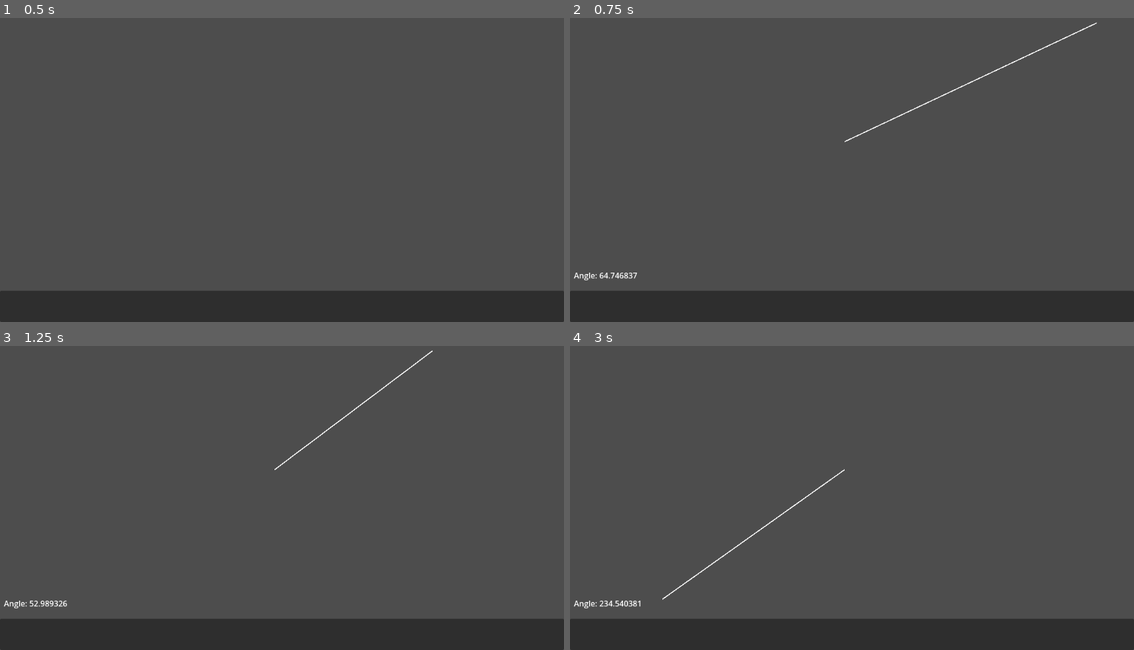
Above: before the commit, frames 1-4 (two rows, left to right).
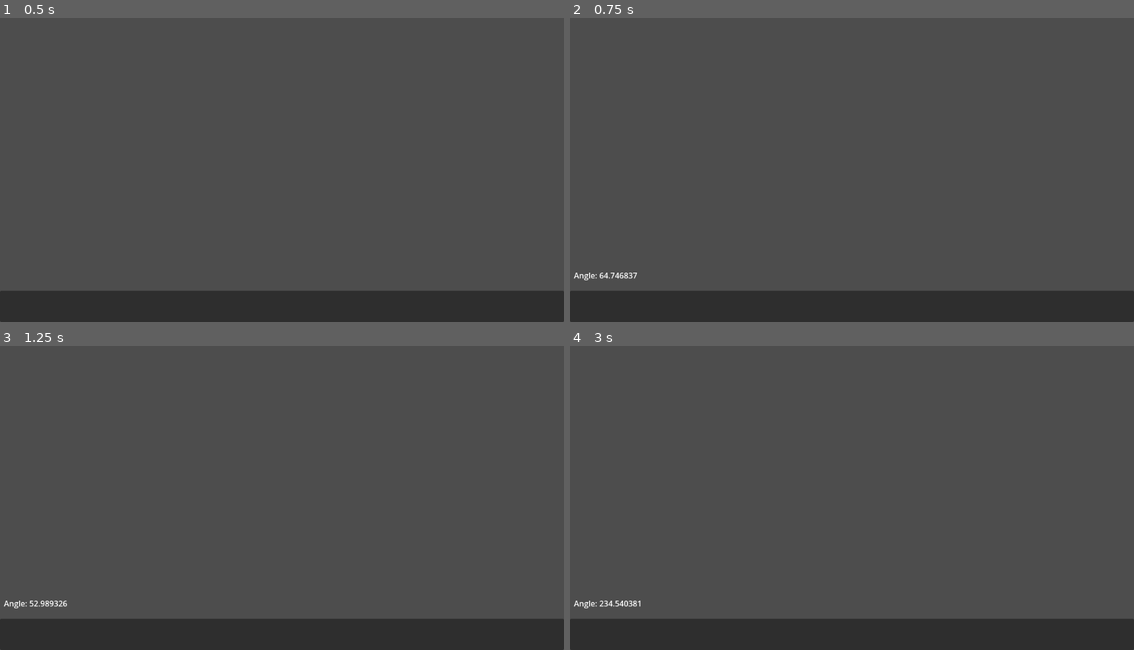
Above: after the commit, the same moments.

Repository: RCJacH/lazer_escape-Godot-game
Game: Godot game, scene res://src/core/level/level.tscn
Two runs of this game, one before a commit and one after it. Both use one fixed random seed, a clock stepped at 60 frames per second and the inputs below. The project has no main scene, so this scene is started directly.
Inputs (mouse positions are in pixels of both pictures, inside the frame that each line leads up to):
- Up to frame 1 (0.5 s): no input
- Up to frame 2 (0.75 s): tap Enter at 0.5 s; drag from (852, 145) to (908, 94) at 0.52 s
- Up to frame 3 (1.25 s): no input
- Up to frame 4 (3 s): tap Space at 1.25, 2.75 s; drag from (739, 507) to (823, 555) at 1.27 s; tap Enter at 2 s; move the mouse to (908, 422) at 2.02 s; click (908, 422) at 2.17 s; drag from (823, 555) to (682, 443) at 2.77 s

Frame 1 is identical in both runs. In frame 2, 0.2% of the frame differs, in the area x 48-94%, y 1-41%; in frame 3, 0.2%; in frame 4, 0.2%.
Error after the commit: Invalid access to property or key 'boundary_hit' on a base object of type 'Node2D (Lazer)'. (res://src/core/level/lazer_host.gd:15)

Commit message:
refactor raycasting to use physics server in Collision class

Diff:
--- /dev/null
+++ b/src/core/lazer/collision.gd
@@ -0,0 +1,57 @@
+extends RefCounted
+class_name Collision
+
+static var space_state: PhysicsDirectSpaceState2D
+static var length: float
+
+var position: Vector2 # point in the world space for source
+var collision_point: Vector2 # point in world space for collision
+var normal: Vector2 # normal in world space for collision
+var collider: Obstacle # Object collided or null (if unassociated)
+var collider_id: int # Object it collided against
+var rid: RID # RID it collided against
+var shape: int # shape index of collider
+# var metadata: Variant() # metadata of collider
+
+
+static func setup(state: PhysicsDirectSpaceState2D, new_length: float) -> void:
+	space_state = state
+	length = new_length
+
+
+static func create(from: Vector2, direction: Vector2) -> Collision:
+	var query := PhysicsRayQueryParameters2D.create(from, from + direction * length)
+	return Collision.new(
+		from,
+		space_state.intersect_ray(query)
+	)
+
+
+static func bounce(from_result: Collision) -> Collision:
+	var direction := from_result.position.direction_to(from_result.collision_point)
+	direction = direction.bounce(from_result.normal)
+	return Collision.create(from_result.collision_point, direction)
+
+
+func _init(from: Vector2, result: Dictionary) -> void:
+	if not result:
+		return
+
+	position = from
+	collision_point = result.position
+	normal = result.normal
+	collider = result.collider
+	collider_id = result.collider_id
+	rid = result.rid
+	shape = result.shape
+
+
+func is_stuck() -> bool:
+	return collision_point == position
+
+
+func back_trace() -> Collision:
+	return Collision.create(
+		position,
+		position.direction_to(collision_point) * (position.distance_to(collision_point) - 0.1)
+	)
--- a/src/core/lazer/lazer.gd
+++ b/src/core/lazer/lazer.gd
@@ -2,8 +2,7 @@
 class_name Lazer
 
 signal angle_changed(new_angle: float)
-signal boundary_hit()
-signal boundary_missed()
+signal casting_finished()
 
 @export var bounces := 1
 
@@ -11,7 +10,6 @@
 
 var _draw_points: PackedVector2Array = [Vector2.ZERO]
 
-@onready var ray: RayCast2D = $RayCast2D
 @onready var display: Line2D = $Line2D
 
 
@@ -29,56 +27,27 @@
 
 func update() -> void:
 	_draw_points.resize(1)
-	var _hit_boundary := false
-	var length := get_viewport_rect().size.length()
 
-	var collision_point: Vector2
-	var collision_normal: Vector2
-	var ray_direction: Vector2
-	var previous_positions: Array[Vector2] = []
-	var back_tracing := false
-	var i := 0
+	Collision.setup(
+		get_world_2d().direct_space_state,
+		get_viewport_rect().size.length()
+	)
+	var previous_positions := PackedVector2Array()
 
-	ray.global_position = global_position
-	ray.target_position = Vector2.from_angle(angle) * length
+	var collision_result := Collision.create(
+		global_position,
+		Vector2.from_angle(angle),
+	)
 
-	while i < bounces:
-		ray.force_raycast_update()
-		if not ray.is_colliding():
-			break
+	if collision_result.collider:
+		previous_positions = collision_result.collider.on_lazer_hit(
+			bounces,
+			collision_result,
+			previous_positions
+		)
 
-		var collider := ray.get_collider()
+	for point in previous_positions:
+		_draw_points.append(point - global_position)
 
-		collision_point = ray.get_collision_point()
-		if collision_point == ray.global_position:
-			var previous_position: Vector2
-			if not back_tracing:
-				back_tracing = true
-				previous_position = previous_positions.back()
-			else:
-				previous_position = previous_positions.pop_back()
-			ray.global_position = previous_position
-			ray.target_position = (ray_direction + Vector2.ONE * randf() * 0.0001) * length
-			i -= 1
-			continue
-
-		back_tracing = false
-		_draw_points.append(collision_point - global_position)
-		if collider is LevelBoundaries:
-			_hit_boundary = true
-			break
-
-		collision_normal = ray.get_collision_normal()
-		ray_direction = ray.global_position.direction_to(collision_point)
-		ray_direction = ray_direction.bounce(collision_normal)
-		previous_positions.append(ray.global_position)
-		ray.global_position = collision_point
-		ray.target_position = ray_direction * length
-		i += 1
-
-	if _hit_boundary:
-		boundary_hit.emit()
-	else:
-		boundary_missed.emit()
-
-	display.points = PackedVector2Array(_draw_points)
+	display.points = _draw_points
+	casting_finished.emit()
--- a/src/core/lazer/lazer.tscn
+++ b/src/core/lazer/lazer.tscn
@@ -5,9 +5,6 @@
 [node name="Lazer" type="Node2D"]
 script = ExtResource("1_jedfl")
 
-[node name="RayCast2D" type="RayCast2D" parent="."]
-collide_with_areas = true
-
 [node name="Line2D" type="Line2D" parent="."]
 width = 2.0
 joint_mode = 1
--- a/src/obstacles/obstacle.gd
+++ b/src/obstacles/obstacle.gd
@@ -65,6 +65,34 @@
 		_copy_existing_polygon_to_collisions()
 
 
+func on_lazer_hit(
+	bounce_remaining: int,
+	collision_result: Collision,
+	previous_positions: Array[Vector2],
+) -> PackedVector2Array:
+	previous_positions.append(collision_result.collision_point)
+
+	if not bounceable or not bounce_remaining:
+		return previous_positions
+
+	var new_result = Collision.bounce(collision_result)
+	if not new_result.collider:
+		return previous_positions
+
+	while true:
+		if not collision_result.is_stuck():
+			break
+
+		print("stuck")
+		new_result = new_result.back_trace()
+
+	return new_result.collider.on_lazer_hit(
+		bounce_remaining - 1,
+		new_result,
+		previous_positions,
+	)
+
+
 func refresh() -> void:
 	pass
 
